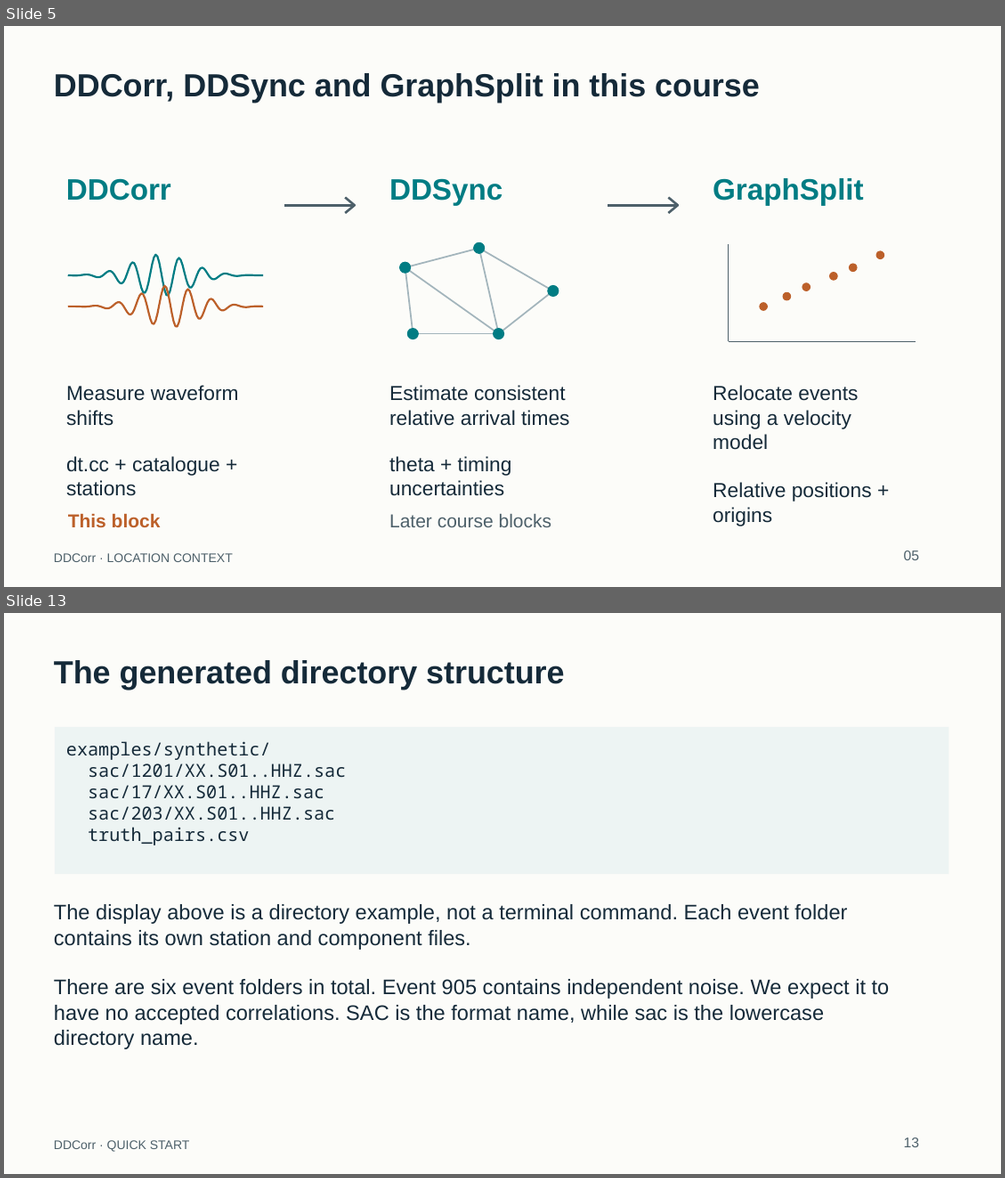
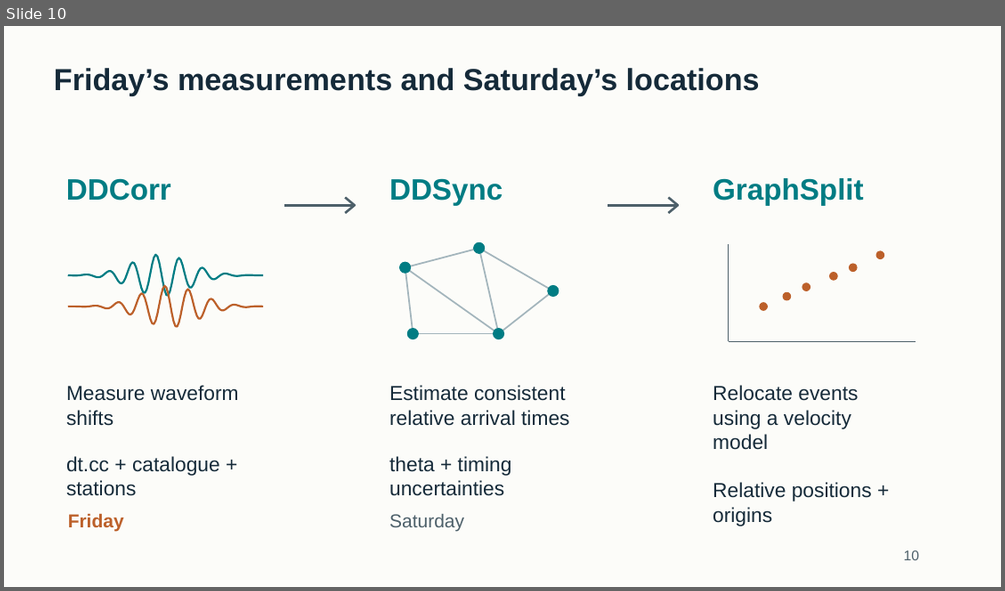
Before and after one commit to eliasrh/DDCorr.jl, a slide deck: teaching/DDCorr_minicourse.pptx. Shown one above the other, each under a label of ours: slides 5 and 13 before the commit, slide 10 after it; the slides between them are not shown. The pictures are 1005x1178 and 1005x591 pixels, drawn with LibreOffice and Linux fonts; fonts in the diff are those of the drawing. Boxes give left, top, right and bottom in pixels: in the first picture for what was removed or moved away, otherwise in the second. Text is boxed around its words. In the diff, an @@ line names an element or a change of style, - is before the commit and + after.

Commit message:
Teach differential times and relocation with the 100-event Iceland workshop
Add the correlation lecture, a shorter archive practical, and instructions for carrying one catalogue into DDSync and GraphSplit. Read advanced settings directly, preserve measured SAC magnitudes, and check waveform workloads before processing or cache reuse.

```diff
--- a/teaching/DDCorr_minicourse.pptx
+++ b/teaching/DDCorr_minicourse.pptx
@@ slide 13 removed at (4, 613, 1001, 1174), background #FCFCF9 @@
@@ text removed at (54, 660, 564, 690) @@
-The generated directory structure
@@ rectangle removed at (55, 727, 949, 874) @@
@@ text removed at (66, 741, 346, 845) @@
-examples/synthetic/
-sac/1201/XX.S01..HHZ.sac
-sac/17/XX.S01..HHZ.sac
-sac/203/XX.S01..HHZ.sac
-truth_pairs.csv
@@ text removed at (54, 904, 847, 949) @@
-The display above is a directory example, not a terminal command. Each event folder
-contains its own station and component files.
@@ text removed at (54, 979, 890, 1049) @@
-There are six event folders in total. Event 905 contains independent noise. We expect it to
-have no accepted correlations. SAC is the format name, while sac is the lowercase
-directory name.
@@ text removed at (54, 1140, 190, 1151) @@
-DDCorr · QUICK START
@@ text removed at (904, 1137, 919, 1147) @@
-13
@@ what was slide 5 is now slide 10 @@
@@ slide 10 changed as well @@
@@ text removed at (54, 73, 760, 103) @@
-DDCorr, DDSync and GraphSplit in this course
@@ text added at (54, 68, 760, 96), 29.2 pt, text #152A39, bold @@
+Friday’s measurements and Saturday’s locations
@@ text at (68, 513, 124, 531): text changed @@
-This block
+Friday
@@ text at (389, 514, 464, 531): text changed @@
-Later course blocks
+Saturday
@@ text removed at (54, 553, 233, 562) @@
-DDCorr · LOCATION CONTEXT
@@ text at (904, 550, 919, 560): text changed @@
-05
+10
```
Also in this commit, not shown: 2 other slides changed, 43 slides added, 96 other slides removed, 43 other files.
